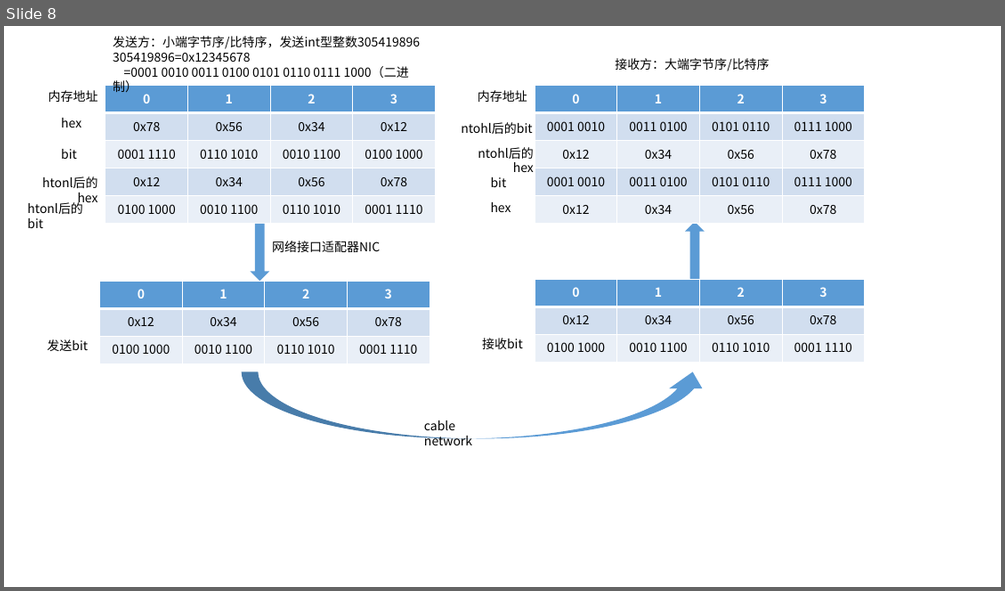
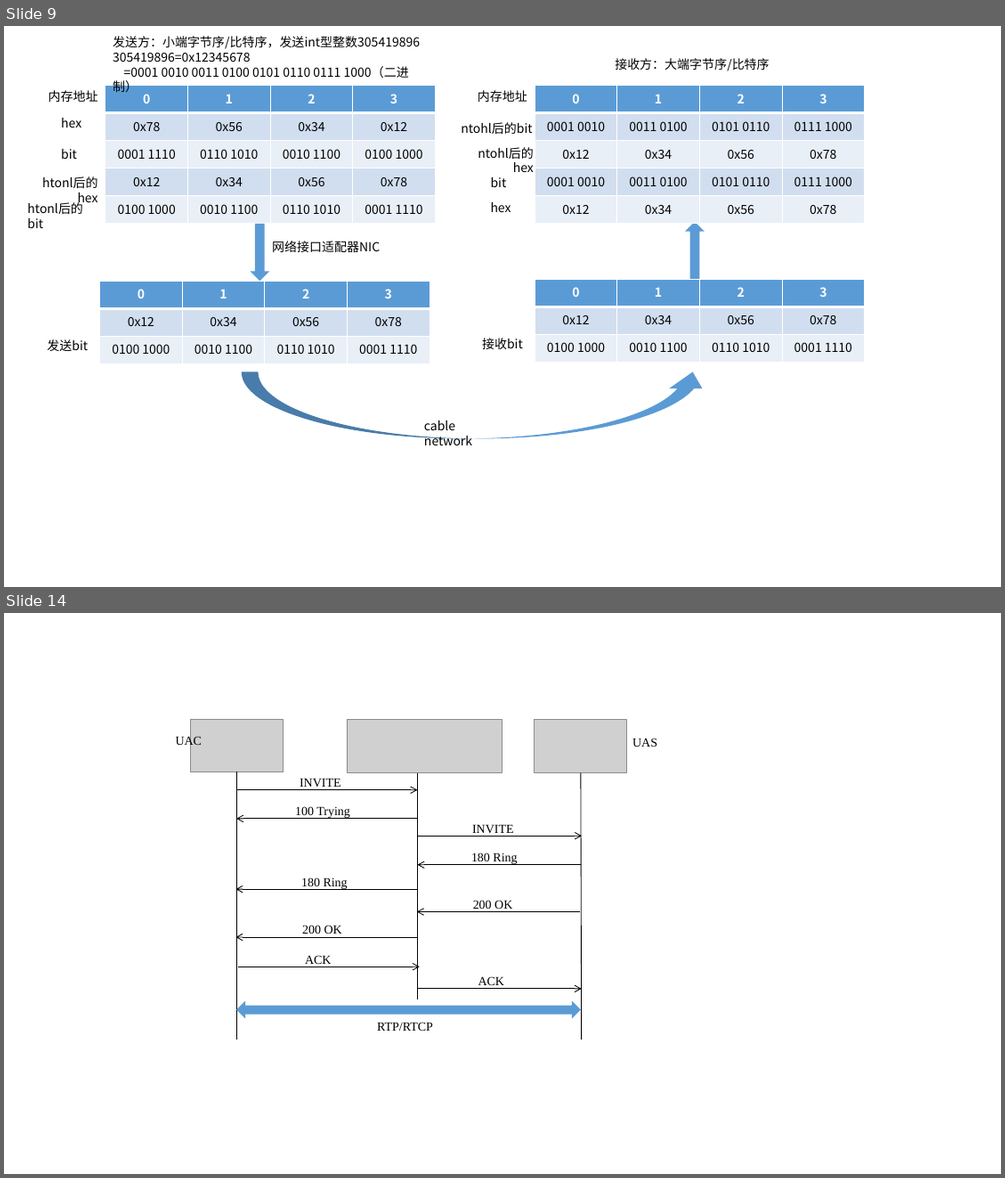
Before and after one commit to mythsaber/Learning-Notes, a slide deck: 音视频编解码.pptx. Shown one above the other, each under a label of ours: slide 8 before the commit, slides 9 and 14 after it; the slides between them are not shown. The pictures are 1005x591 and 1005x1178 pixels, drawn with LibreOffice and Linux fonts; fonts in the diff are those of the drawing; grey boxes stand for pictures. Boxes give left, top, right and bottom in pixels: in the first picture for what was removed or moved away, otherwise in the second. Text is boxed around its words. In the diff, an @@ line names an element or a change of style, - is before the commit and + after.

```diff
--- a/音视频编解码.pptx
+++ b/音视频编解码.pptx
@@ slide 14 added at bbox=[4, 613, 1001, 1174], background #FFFFFF @@
@@ picture added at bbox=[190, 719, 283, 772] @@
@@ text added at bbox=[176, 735, 202, 747], 12 pt, text #000000 @@
+UAC
@@ picture added at bbox=[347, 720, 502, 773] @@
@@ picture added at bbox=[534, 720, 627, 773] @@
@@ text added at bbox=[632, 738, 657, 747], 12 pt, text #000000 @@
+UAS
@@ line added from (236, 772) to (236, 1039), #000000 0.75 pt @@
@@ arrow added from (236, 790) to (418, 790), #000000 0.75 pt @@
@@ text added at bbox=[299, 778, 341, 787], 12 pt, text #000000 @@
+INVITE
@@ line added from (418, 773) to (418, 999), #000000 0.75 pt @@
@@ line added from (581, 773) to (582, 1039), #000000 0.75 pt @@
@@ arrow added from (418, 819) to (236, 819), #000000 0.75 pt @@
@@ text added at bbox=[295, 806, 350, 818], 12 pt, text #000000 @@
+100 Trying
@@ text added at bbox=[472, 824, 514, 833], 12 pt, text #000000 @@
+INVITE
@@ arrow added from (418, 835) to (582, 835), #000000 0.75 pt @@
@@ text added at bbox=[471, 852, 517, 864], 12 pt, text #000000 @@
+180 Ring
@@ text added at bbox=[301, 877, 348, 889], 12 pt, text #000000 @@
+180 Ring
@@ arrow added from (582, 865) to (418, 865), #000000 0.75 pt @@
@@ arrow added from (417, 889) to (235, 889), #000000 0.75 pt @@
@@ text added at bbox=[473, 900, 512, 908], 12 pt, text #000000 @@
+200 OK
@@ text added at bbox=[302, 925, 342, 933], 12 pt, text #000000 @@
+200 OK
@@ arrow added from (580, 911) to (417, 911), #000000 0.75 pt @@
@@ arrow added from (417, 937) to (235, 937), #000000 0.75 pt @@
@@ text added at bbox=[305, 955, 332, 964], 12 pt, text #000000 @@
+ACK
@@ arrow added from (239, 966) to (420, 966), #000000 0.75 pt @@
@@ text added at bbox=[478, 976, 505, 985], 12 pt, text #000000 @@
+ACK
@@ left right arrow added at bbox=[236, 1001, 582, 1019], fill #5B9BD5 @@
@@ arrow added from (417, 989) to (582, 989), #000000 0.75 pt @@
@@ text added at bbox=[377, 1022, 433, 1030], 12 pt, text #000000 @@
+RTP/RTCP
@@ what was slide 8 is now slide 9 @@
```
Also in this commit, not shown: 2 slides changed, 8 other slides added, 5 other files.
